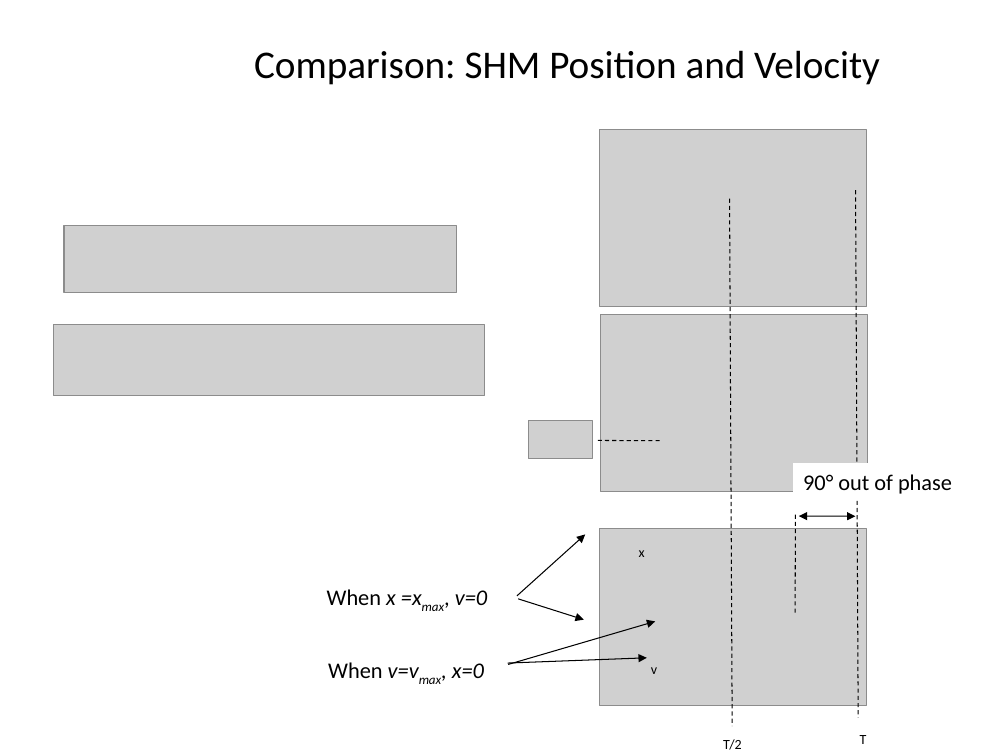
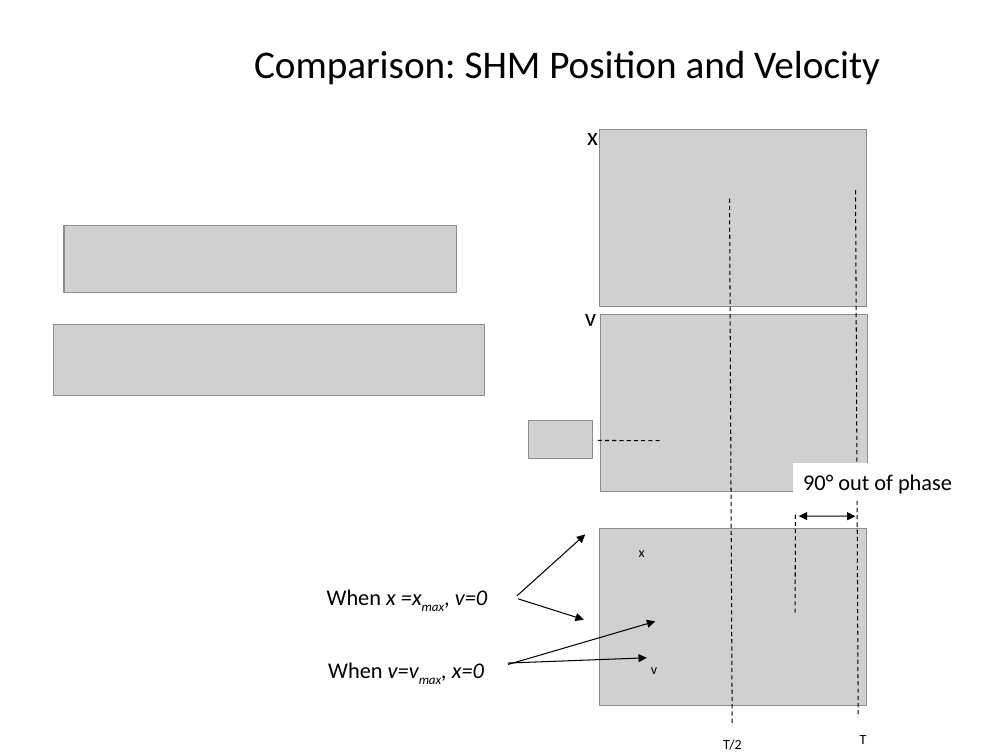
Before and after one commit to rtlines/PH223-Engineering-Physics, a slide deck: slide 39 of Slides/PH223_Lecture_01.pptx. Drawn at 1008x756 pixels with LibreOffice and Linux fonts; fonts in the diff are those of the drawing; grey boxes stand for pictures. Boxes give left, top, right and bottom in pixels: in the first picture for what was removed or moved away, otherwise in the second. Text is boxed around its words. In the diff, an @@ line names an element or a change of style, - is before the commit and + after.

```diff
--- a/Slides/PH223_Lecture_01.pptx
+++ b/Slides/PH223_Lecture_01.pptx
@@ text added at box(587, 133, 598, 145), 18 pt, text #000000 @@
+x
@@ text added at box(585, 314, 596, 326), 18 pt, text #000000 @@
+v
```
Also in this commit, not shown: 6 other slides changed, 2 slides removed, 55 other files.
